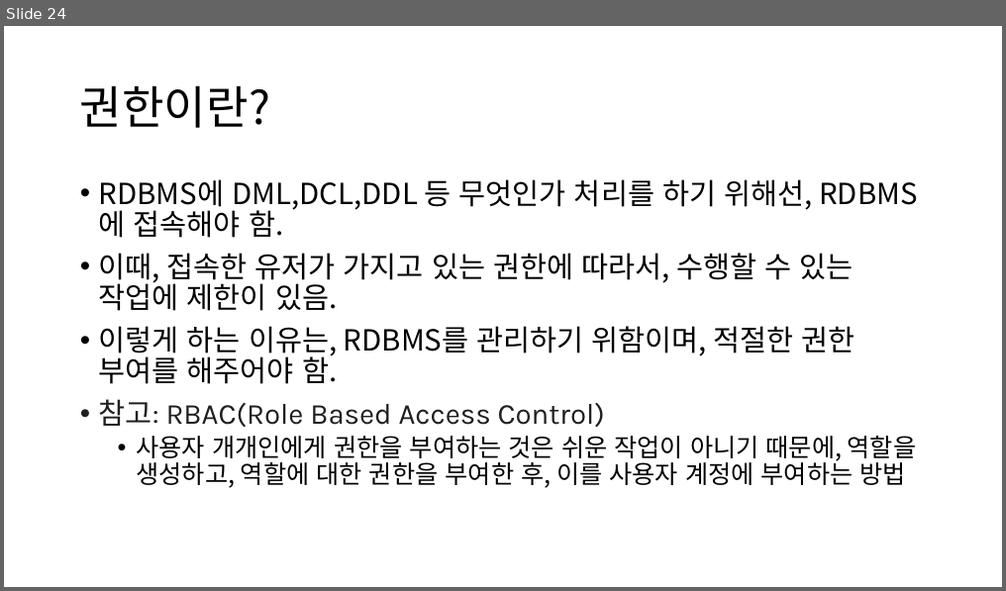
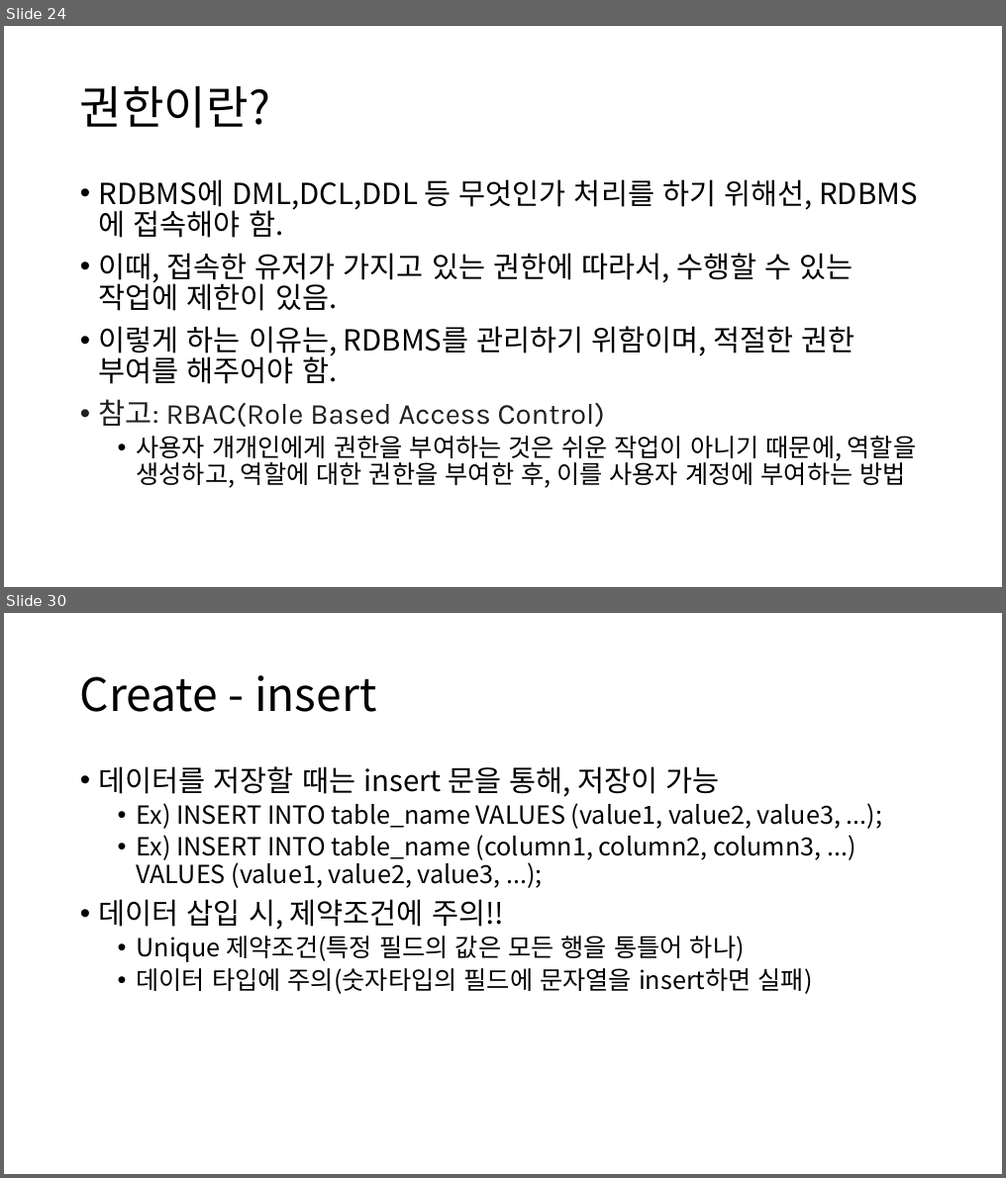
Before and after one commit to Baskervir/simcoding_jm, a slide deck: hy/수업자료/9주차 SQL/SQL.pptx. Shown one above the other, each under a label of ours: slide 24 before the commit, slides 24 and 30 after it; the slides between them are not shown. The pictures are 1006x591 and 1006x1178 pixels, drawn with LibreOffice and Linux fonts; fonts in the diff are those of the drawing. Boxes give left, top, right and bottom in pixels: in the first picture for what was removed or moved away, otherwise in the second. Text is boxed around its words. In the diff, an @@ line names an element or a change of style, - is before the commit and + after.

```diff
--- a/hy/수업자료/9주차 SQL/SQL.pptx
+++ b/hy/수업자료/9주차 SQL/SQL.pptx
@@ slide 30 added at (4, 613, 1002, 1174), background #FFFFFF @@
@@ title added at (80, 675, 376, 712), 44 pt, text #000000 @@
+Create - insert
@@ text added at (99, 766, 841, 994), 24 pt, text #000000 @@
+• 데이터를 저장할 때는 insert 문을 통해, 저장이 가능
+  • Ex) INSERT INTO table_name VALUES (value1, value2, value3, ...);
+  • Ex) INSERT INTO table_name (column1, column2, column3, ...) VALUES (value1, value2, value3, ...);
+• 데이터 삽입 시, 제약조건에 주의!!
+  • Unique 제약조건(특정 필드의 값은 모든 행을 통틀어 하나)
+  • 데이터 타입에 주의(숫자타입의 필드에 문자열을 insert하면 실패)
```
Also in this commit, not shown: 12 other slides added, 1 other file.
